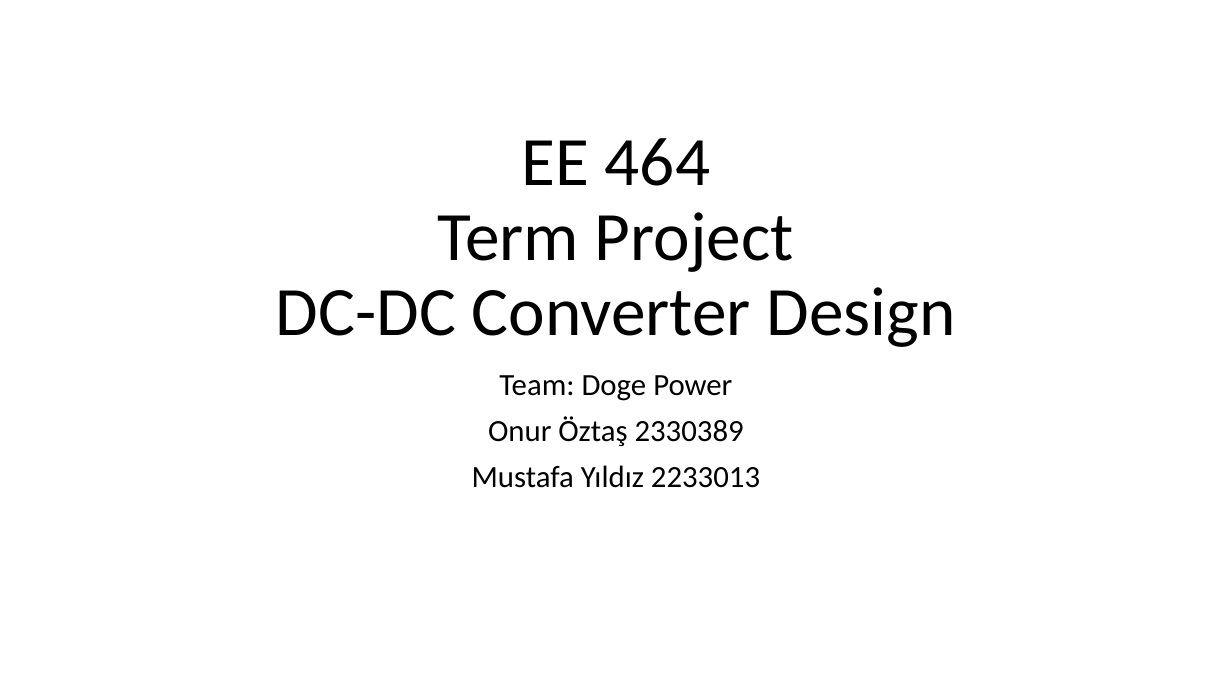
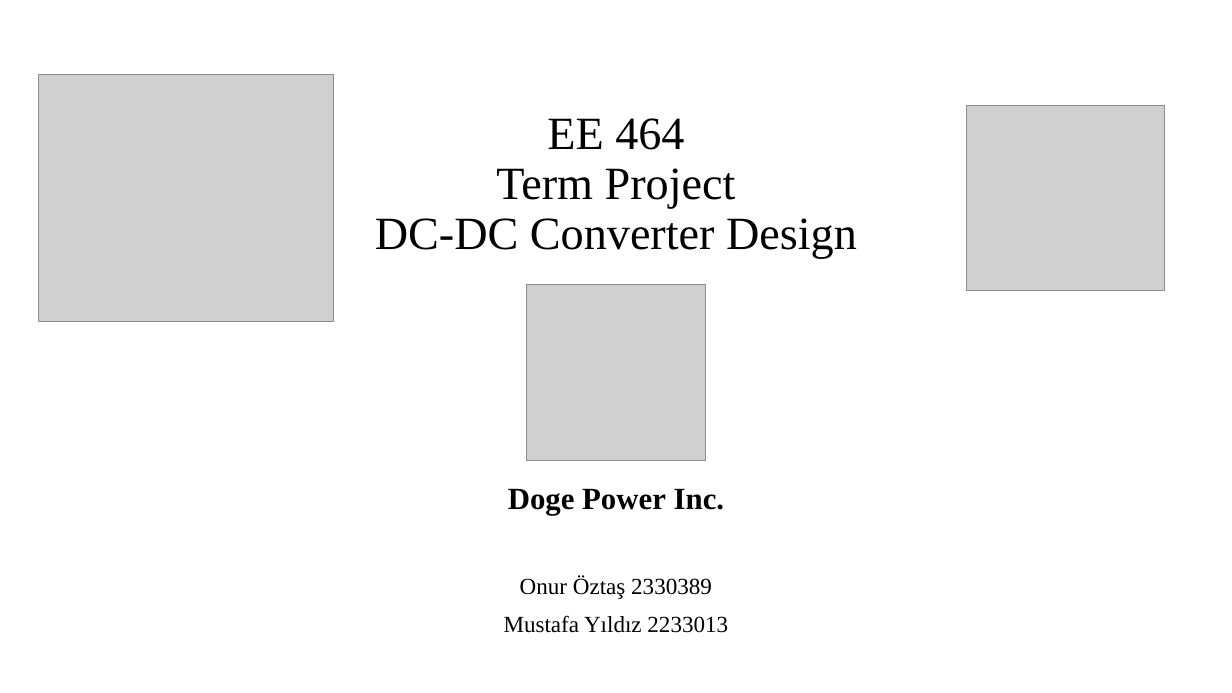
Before and after one commit to mustafayildz/EE464-Term-Project-, a slide deck: slide 1 of EE464_Proje_Sunu.pptx. Drawn at 1232x693 pixels with LibreOffice and Linux fonts; fonts in the diff are those of the drawing; grey boxes stand for pictures. Boxes give left, top, right and bottom in pixels: in the first picture for what was removed or moved away, otherwise in the second. Text is boxed around its words. In the diff, an @@ line names an element or a change of style, - is before the commit and + after.

```diff
--- a/EE464_Proje_Sunu.pptx
+++ b/EE464_Proje_Sunu.pptx
@@ title "EE 464 Term Project DC-DC ...": place and size @@
-title "EE 464 Term Project DC-DC ..." at (276, 138, 955, 347)
+title "EE 464 Term Project DC-DC ..." at (375, 118, 857, 258)
@@ title "EE 464 Term Project DC-DC ..." at (375, 118, 857, 258): size 54 to 36 pt, font Calibri to Times New Roman @@
@@ picture added at (39, 75, 335, 322) @@
@@ picture added at (967, 105, 1165, 291) @@
@@ picture added at (527, 284, 705, 460) @@
@@ subtitle "Doge Power Inc.": place and size @@
-subtitle "Doge Power Inc." at (472, 375, 760, 488)
+subtitle "Doge Power Inc." at (504, 488, 728, 633)
@@ subtitle at (508, 488, 724, 515): text changed; font Calibri to Times New Roman; bold on @@
-Team: Doge Power
+Doge Power Inc.
@@ subtitle at (504, 576, 728, 633): size 24 to 18 pt, font Calibri to Times New Roman in "Onur Öztaş 2330389", "Mustafa Yıldız 2233013" @@
```
Also in this commit, not shown: 16 other slides changed, 14 slides added, 1 slide removed, 1 other file.
